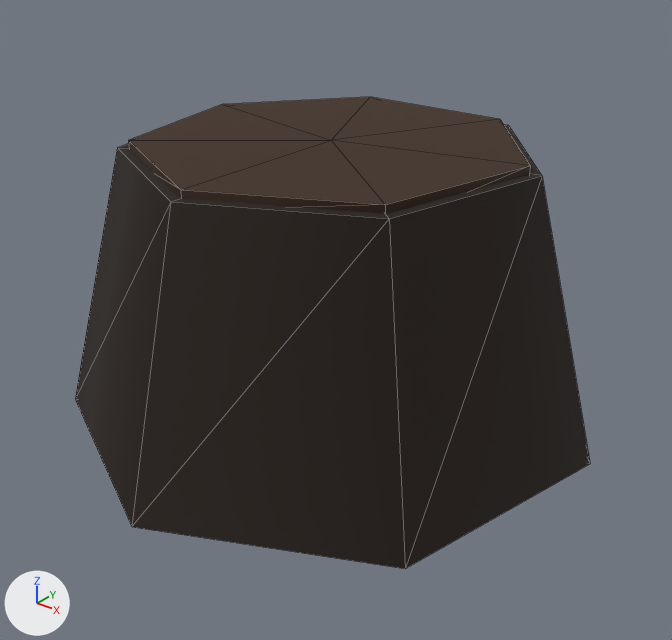
One commit to the glTF model public/assets/models/environment/forest/tree_stump.glb: the scene before it, then after it.
One viewpoint serves both versions: a camera (50 mm lens) standing at (1.48, -1.829, 1.403) and looking at (0.095, -0.098, 0.329). The lights are fixed; the arrows at lower left show +X, +Y and +Z. The first picture is the older version. Mesh edges are drawn as thin lines. Where no turn or scale is listed for an object, it has been applied to the vertices. Vertices at exactly the same position are counted once.
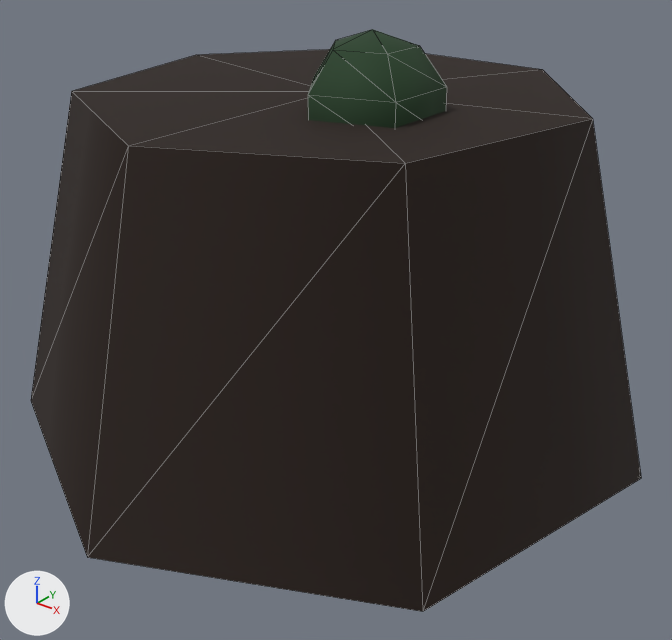
The edits, one by one:
me_mesh_0 is used by ob_mesh_0; location (0.0, 0.0, 0.38).
me_mesh_0 had 18 vertices, 28 faces and spanned x -0.731..0.731, y -0.75..0.676, z -0.375..0.375.
me_mesh_0 now has 18 vertices, 28 faces and spans x -0.858..0.858, y -0.88..0.793, z -0.45..0.45.
Part 1, on me_mesh_0:
Vertex 0 of me_mesh_0 moves from (0.0, -0.55, 0.375) at pixel (170, 201) to (0.0, -0.65, 0.45) at pixel (128, 145).
Vertex 1 of me_mesh_0 moves from (0.43, -0.343, 0.375) at pixel (389, 218) to (0.508, -0.405, 0.45) at pixel (405, 163).
Vertex 2 of me_mesh_0 moves from (0.536, 0.122, 0.375) at pixel (542, 175) to (0.634, 0.145, 0.45) at pixel (592, 118).
Vertex 3 of me_mesh_0 moves from (0.239, 0.496, 0.375) at pixel (508, 125) to (0.282, 0.586, 0.45) at pixel (542, 69).
Vertex 4 of me_mesh_0 moves from (-0.239, 0.496, 0.375) to (-0.282, 0.586, 0.45).
Vertex 5 of me_mesh_0 moves from (-0.536, 0.122, 0.375) to (-0.634, 0.145, 0.45) at pixel (196, 54).
Vertex 6 of me_mesh_0 moves from (-0.43, -0.343, 0.375) at pixel (117, 147) to (-0.508, -0.405, 0.45) at pixel (71, 91).
Vertex 7 of me_mesh_0 moves from (0.0, -0.55, 0.375) at pixel (170, 201) to (0.0, -0.65, 0.45) at pixel (128, 145).
Vertex 8 of me_mesh_0 moves from (0.0, -0.75, -0.375) at pixel (131, 526) to (0.0, -0.88, -0.45) at pixel (87, 557).
Vertex 9 of me_mesh_0 moves from (0.586, -0.468, -0.375) at pixel (405, 568) to (0.688, -0.549, -0.45) at pixel (422, 611).
Vertex 10 of me_mesh_0 moves from (0.731, 0.167, -0.375) at pixel (590, 463) to (0.858, 0.196, -0.45) at pixel (641, 478).
Vertex 11 of me_mesh_0 moves from (0.325, 0.676, -0.375) to (0.382, 0.793, -0.45).
Vertex 12 of me_mesh_0 moves from (-0.325, 0.676, -0.375) to (-0.382, 0.793, -0.45).
Vertex 13 of me_mesh_0 moves from (-0.731, 0.167, -0.375) to (-0.858, 0.196, -0.45).
Vertex 14 of me_mesh_0 moves from (-0.586, -0.468, -0.375) at pixel (75, 399) to (-0.688, -0.549, -0.45) at pixel (30, 400).
Vertex 15 of me_mesh_0 moves from (0.0, -0.75, -0.375) at pixel (131, 526) to (0.0, -0.88, -0.45) at pixel (87, 557).
Vertex 16 of me_mesh_0 moves from (0.0, 0.0, 0.375) to (0.0, 0.0, 0.45).
Vertex 17 of me_mesh_0 moves from (0.0, 0.0, -0.375) to (0.0, 0.0, -0.45).
me_mesh_1 is used by ob_mesh_1; location (0.0, 0.0, 0.75).
me_mesh_1 had 18 vertices, 28 faces and spanned x -0.507..0.507, y -0.52..0.469, z -0.025..0.025.
me_mesh_1 now has 26 vertices, 40 faces and spans x -0.171..0.138, y -0.163..0.163, z -0.18..0.18.
me_mesh_1 part 2: the whole mesh is rebuilt.
Object 'Mesh_0' (ob_mesh_0) moves from (0.0, 0.0, 0.38) to (0.0, 0.0, 0.45).
Object 'Mesh_1' (ob_mesh_1) moves from (0.0, 0.0, 0.75) to (0.2, -0.1, 0.9).

Pixel boxes (x1, y1, x2, y2) of what changed, in the pictures (672 x 640 px):
'Mesh_0', reshaped, moved (18% wider, 26% taller)
    before: (75, 124, 590, 569)
    after: (31, 49, 641, 612)
'Mesh_1', reshaped, moved
    before: (128, 97, 530, 214)
    after: (308, 29, 447, 128)
